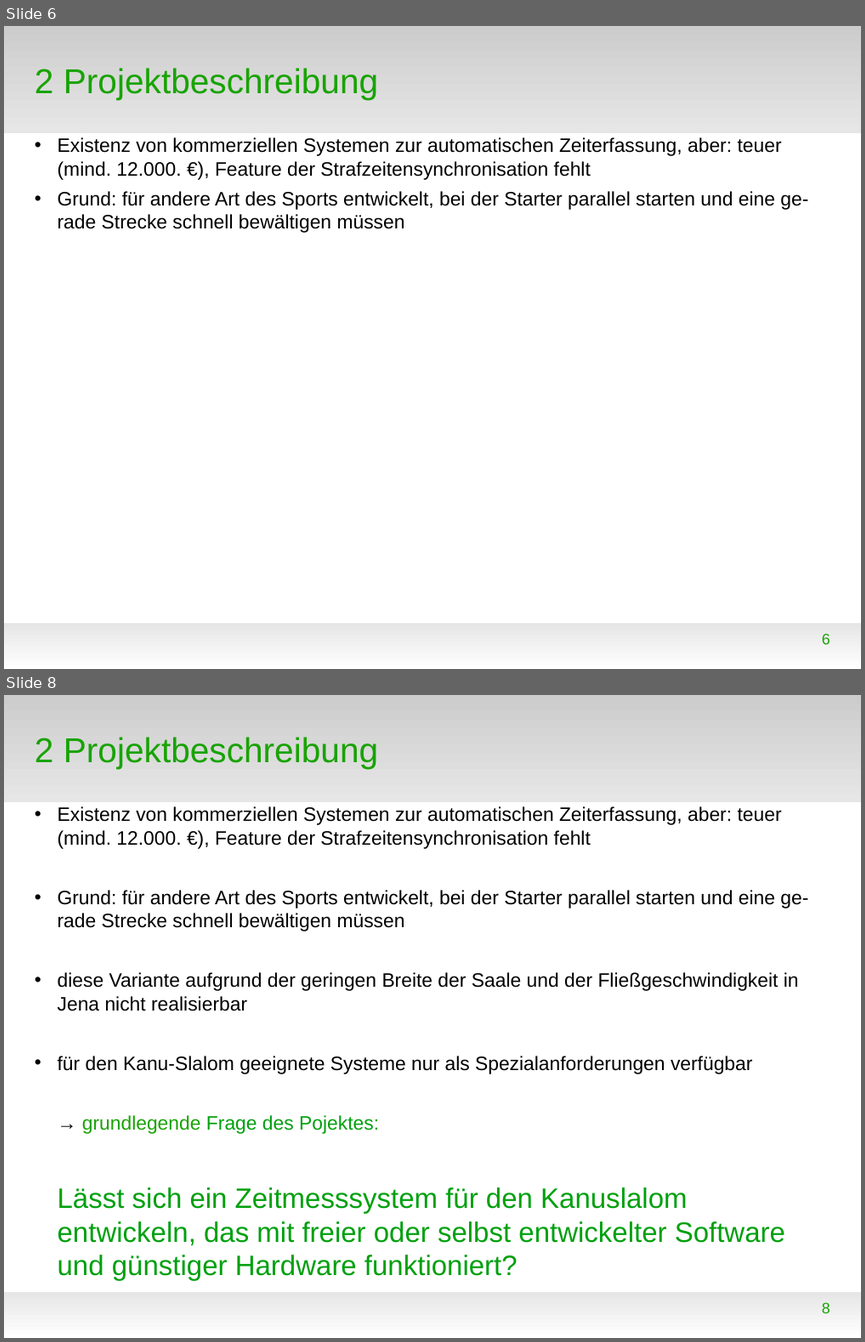
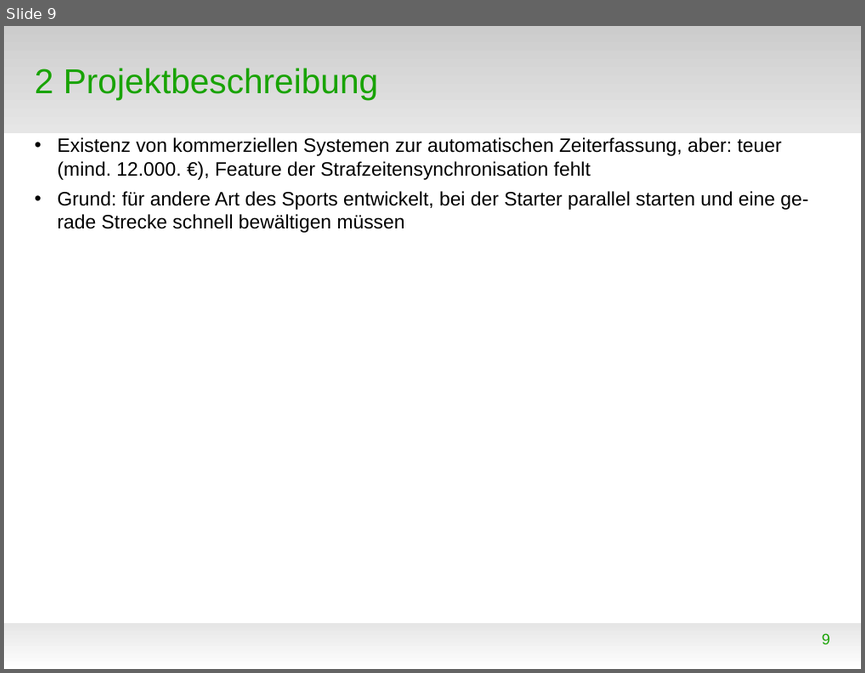
Before and after one commit to WorldofJARcraft/Kanu-s.a.M., a slide deck: Präsentation/Präsentation.odp. Shown one above the other, each under a label of ours: slides 6 and 8 before the commit, slide 9 after it; the slides between them are not shown. The pictures are 865x1342 and 865x673 pixels, drawn with LibreOffice and Linux fonts; fonts in the diff are those of the drawing; background and template pictures are left out. Boxes give left, top, right and bottom in pixels: in the first picture for what was removed or moved away, otherwise in the second. Text is boxed around its words. In the diff, an @@ line names an element or a change of style, - is before the commit and + after.

```diff
--- a/Präsentation/Präsentation.odp
+++ b/Präsentation/Präsentation.odp
@@ slide 8 removed at (4, 695, 861, 1338), background #FFFFFF; not listed: 2 template elements that a slide beside it also shows @@
@@ title removed at (35, 737, 378, 768) @@
-2 Projektbeschreibung
@@ text removed at (58, 806, 808, 1246) @@
-• Existenz von kommerziellen Systemen zur automatischen Zeiterfassung, aber: teuer (mind. 12.000. €), Feature der Strafzeitensynchronisation fehlt
-• Grund: für andere Art des Sports entwickelt, bei der Starter parallel starten und eine ge-rade Strecke schnell bewältigen müssen
-• diese Variante aufgrund der geringen Breite der Saale und der Fließgeschwindigkeit in Jena nicht realisierbar
-• für den Kanu-Slalom geeignete Systeme nur als Spezialanforderungen verfügbar
-→ grundlegende Frage des Pojektes:
-Lässt sich ein Zeitmesssystem für den Kanuslalom entwickeln, das mit freier oder selbst entwickelter Software und günstiger Hardware funktioniert?
@@ page number removed at (822, 1302, 830, 1313) @@
-8
@@ what was slide 6 is now slide 9 @@
@@ page number at (822, 633, 830, 644): text changed @@
-6
+9
```
Also in this commit, not shown: 9 slides changed, 43 slides added, 4 other slides removed, 6 other files.
